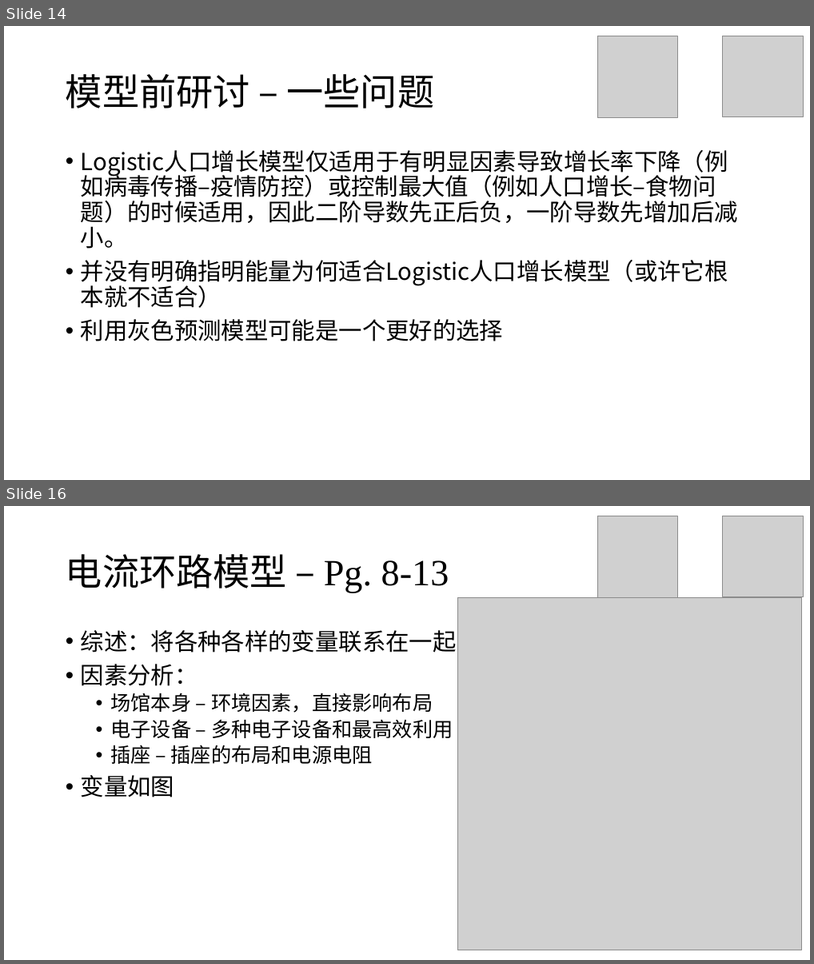
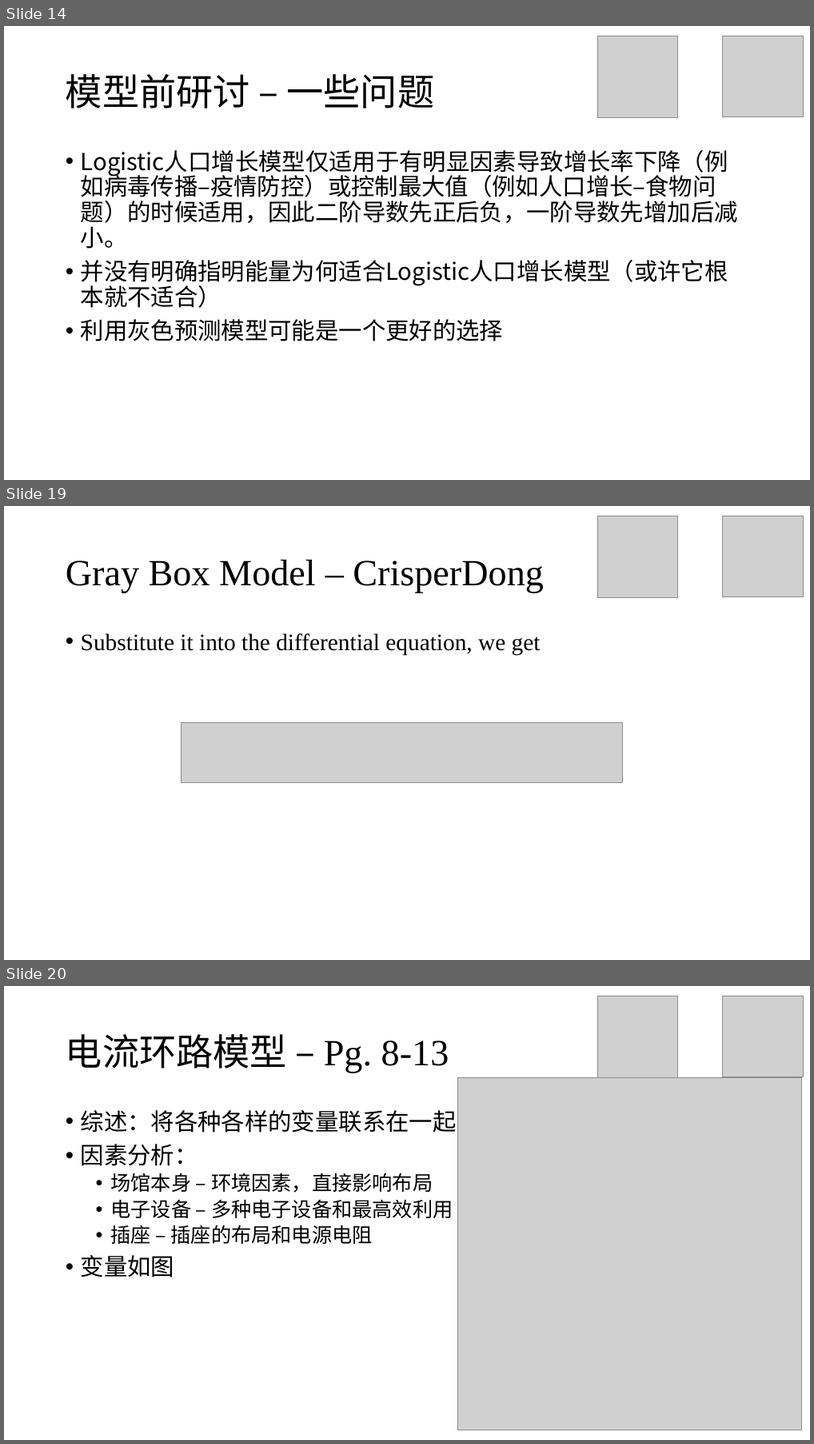
Before and after one commit to stOOrz-Science-Mind/2019_HiMCM_A_10006, a slide deck: 10005.pptx. Shown one above the other, each under a label of ours: slides 14 and 16 before the commit, slides 14, 19 and 20 after it; the slides between them are not shown. The pictures are 814x964 and 814x1444 pixels, drawn with LibreOffice and Linux fonts; fonts in the diff are those of the drawing; grey boxes stand for pictures. Boxes give left, top, right and bottom in pixels: in the first picture for what was removed or moved away, otherwise in the second. Text is boxed around its words. In the diff, an @@ line names an element or a change of style, - is before the commit and + after.

```diff
--- a/10005.pptx
+++ b/10005.pptx
@@ slide 19 added at box(4, 506, 810, 960), background #FFFFFF @@
@@ picture added at box(598, 516, 678, 597) @@
@@ picture added at box(723, 516, 804, 596) @@
@@ title added at box(66, 560, 544, 593), 44 pt, text #000000 @@
+Gray Box Model – CrisperDong
@@ text added at box(81, 633, 541, 655), 28 pt, text #000000 @@
+• Substitute it into the differential equation, we get
@@ picture added at box(182, 722, 623, 782) @@
@@ what was slide 16 is now slide 20 @@
```
Also in this commit, not shown: 4 other slides added, 1 slide removed, 1 other file.
